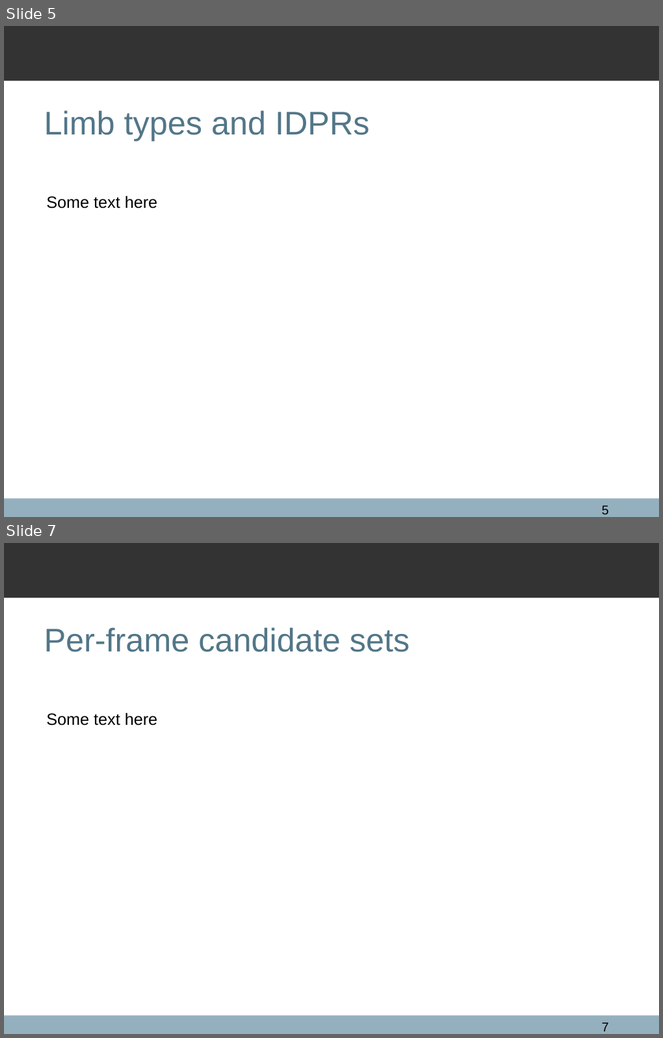
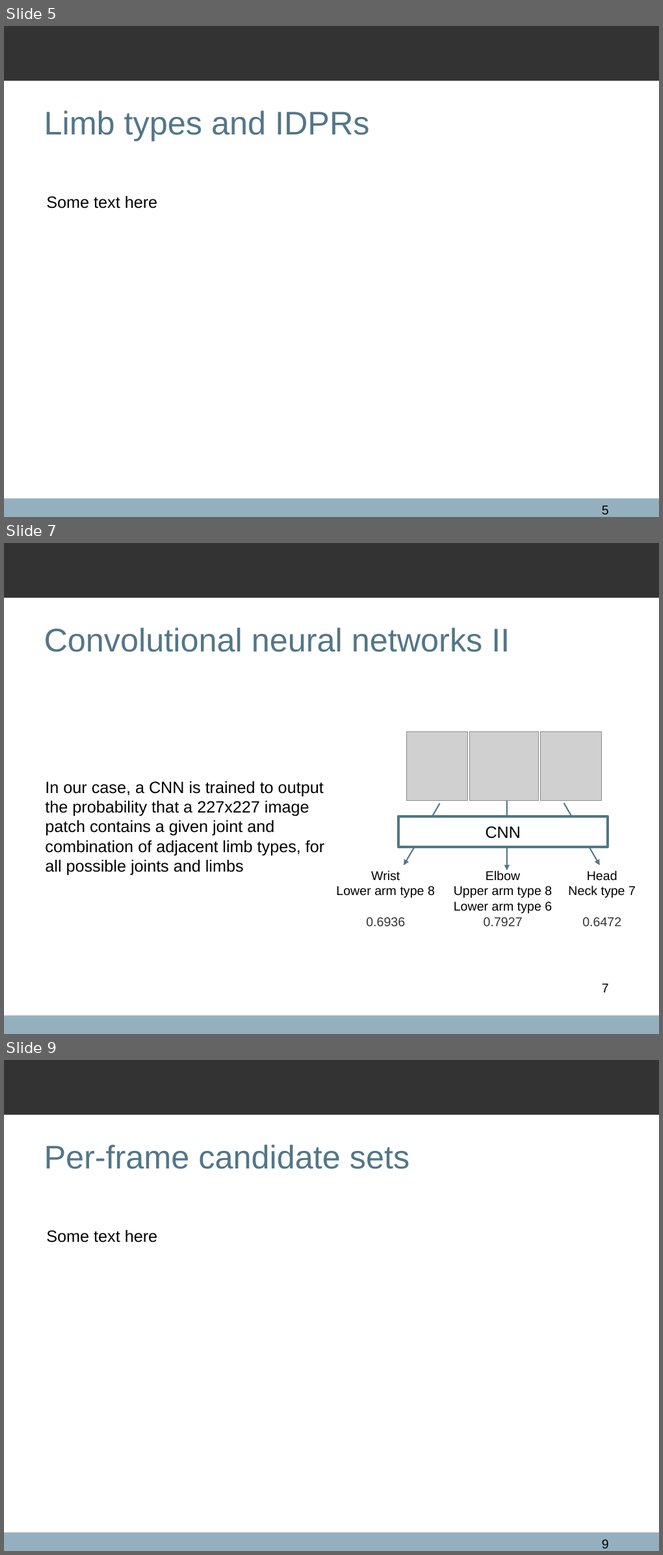
Before and after one commit to qxcv/comp2560, a slide deck: presentation/presentation.odp. Shown one above the other, each under a label of ours: slides 5 and 7 before the commit, slides 5, 7 and 9 after it; the slides between them are not shown. The pictures are 663x1038 and 663x1555 pixels, drawn with LibreOffice and Linux fonts; fonts in the diff are those of the drawing; grey boxes stand for pictures; background and template pictures are left out. Boxes give left, top, right and bottom in pixels: in the first picture for what was removed or moved away, otherwise in the second. Text is boxed around its words. In the diff, an @@ line names an element or a change of style, - is before the commit and + after.

```diff
--- a/presentation/presentation.odp
+++ b/presentation/presentation.odp
@@ slide 7 added at [4,543,659,1034], background #FFFFFF; not listed: 2 template elements that a slide beside it also shows @@
@@ title added at [44,627,510,652], 36 pt, text #527688 @@
+Convolutional neural networks II
@@ picture added at [406,731,468,800] @@
@@ picture added at [470,731,540,801] @@
@@ picture added at [541,731,602,800] @@
@@ text added at [45,781,324,875], 18 pt, text #000000 @@
+In our case, a CNN is trained to output the probability that a 227x227 image patch contains a given joint and combination of adjacent limb types, for all possible joints and limbs
@@ arrow added from (440, 804) to (404, 865), #527688 1.42 pt @@
@@ arrow added from (507, 801) to (507, 871), #527688 1.42 pt @@
@@ arrow added from (564, 803) to (599, 865), #527688 1.42 pt @@
@@ rectangle added at [399,816,607,847], fill #FFFFFF, outline #527688 2.83 pt, 18 pt, text #000000 @@
+CNN
@@ text added at [336,871,435,927], 14 pt, text #000000 @@
+Wrist
+Lower arm type 8
+0.6936
@@ text added at [454,871,552,927], 14 pt, text #000000 @@
+Elbow
+Upper arm type 8
+Lower arm type 6
+0.7927
@@ text added at [568,871,636,927], 14 pt, text #000000 @@
+Head
+Neck type 7
+0.6472
@@ page number added at [602,984,609,993], 14 pt, text #000000 @@
+7
@@ what was slide 7 is now slide 9 @@
@@ page number at [602,1540,609,1549]: text changed @@
-7
+9
```
Also in this commit, not shown: 2 slides changed, 2 other slides added, 2 slides removed, 2 other files.
